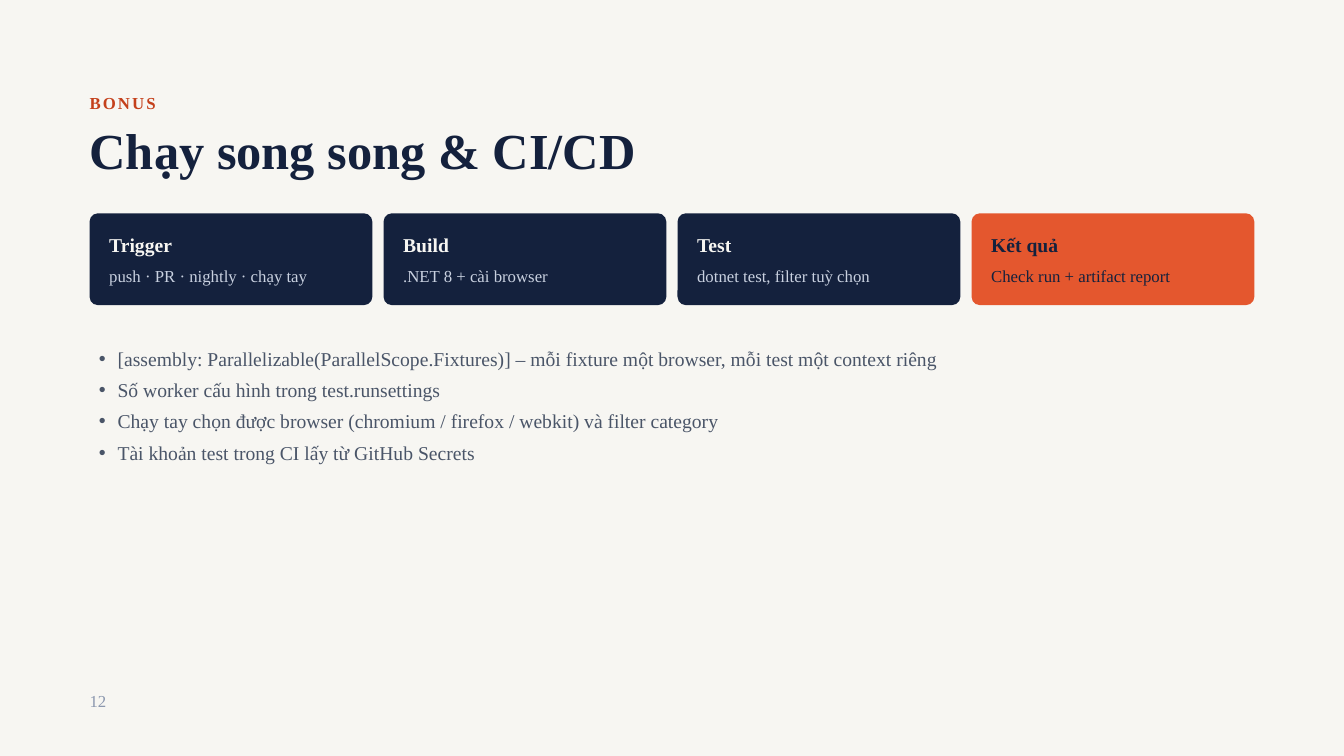
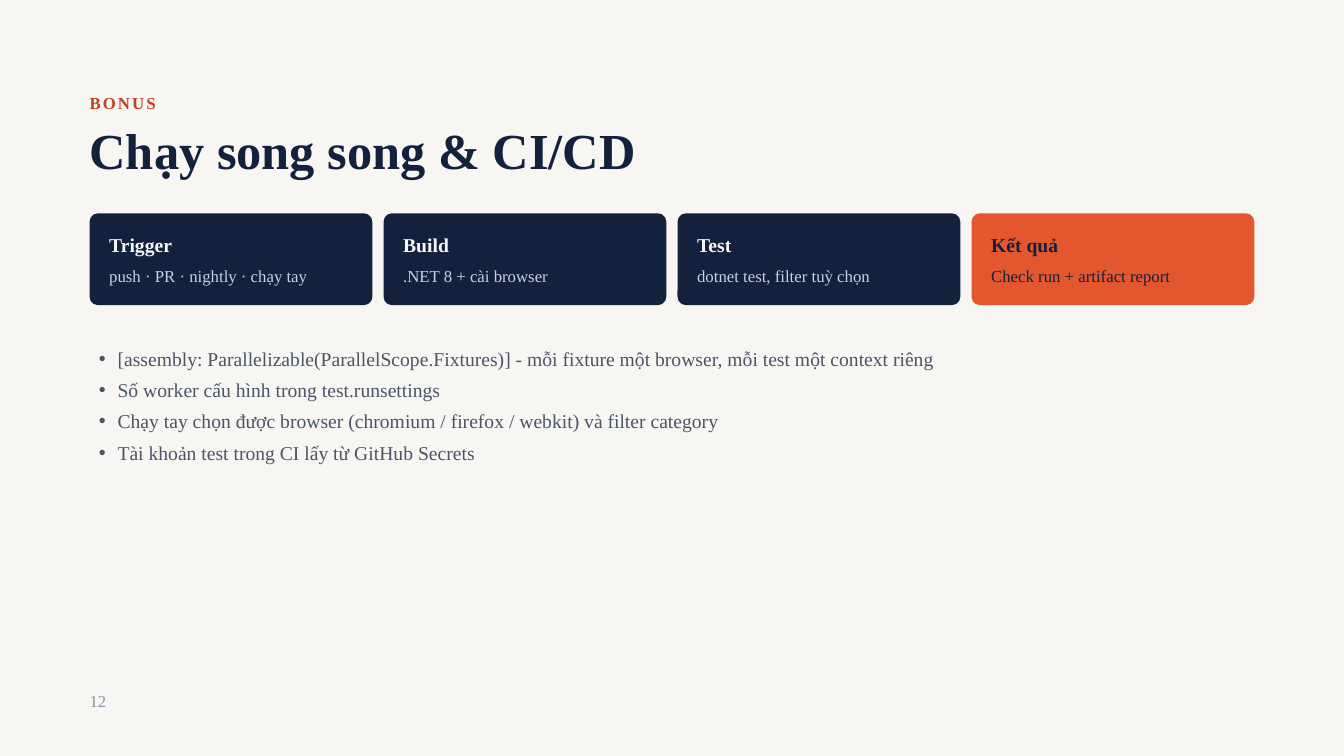
Before and after one commit to kh4nhNLK7068/CapstonePlaywrightTesting19, a slide deck: slide 12 of docs/Capstone Automation - Movie Booking.pptx. Drawn at 1344x756 pixels with LibreOffice and Linux fonts; fonts in the diff are those of the drawing. Boxes give left, top, right and bottom in pixels: in the first picture for what was removed or moved away, otherwise in the second. Text is boxed around its words. In the diff, an @@ line names an element or a change of style, - is before the commit and + after.

```diff
--- a/docs/Capstone Automation - Movie Booking.pptx
+++ b/docs/Capstone Automation - Movie Booking.pptx
@@ text at box(118, 351, 933, 370): text changed @@
-• [assembly: Parallelizable(ParallelScope.Fixtures)] – mỗi fixture một browser, mỗi test một context riêng
+• [assembly: Parallelizable(ParallelScope.Fixtures)] - mỗi fixture một browser, mỗi test một context riêng
```
Also in this commit, not shown: 6 other slides changed, 1 other file.
